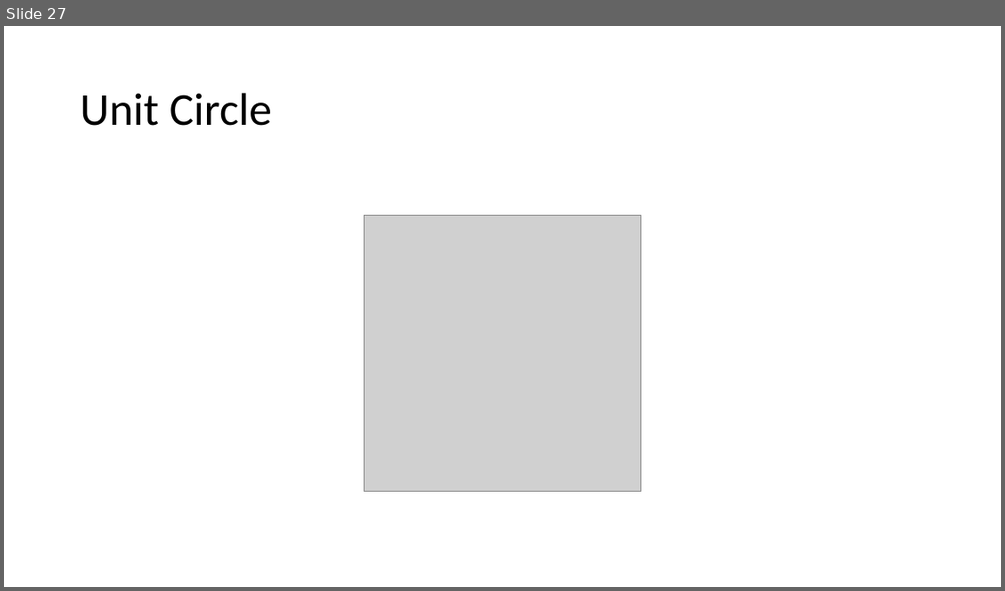
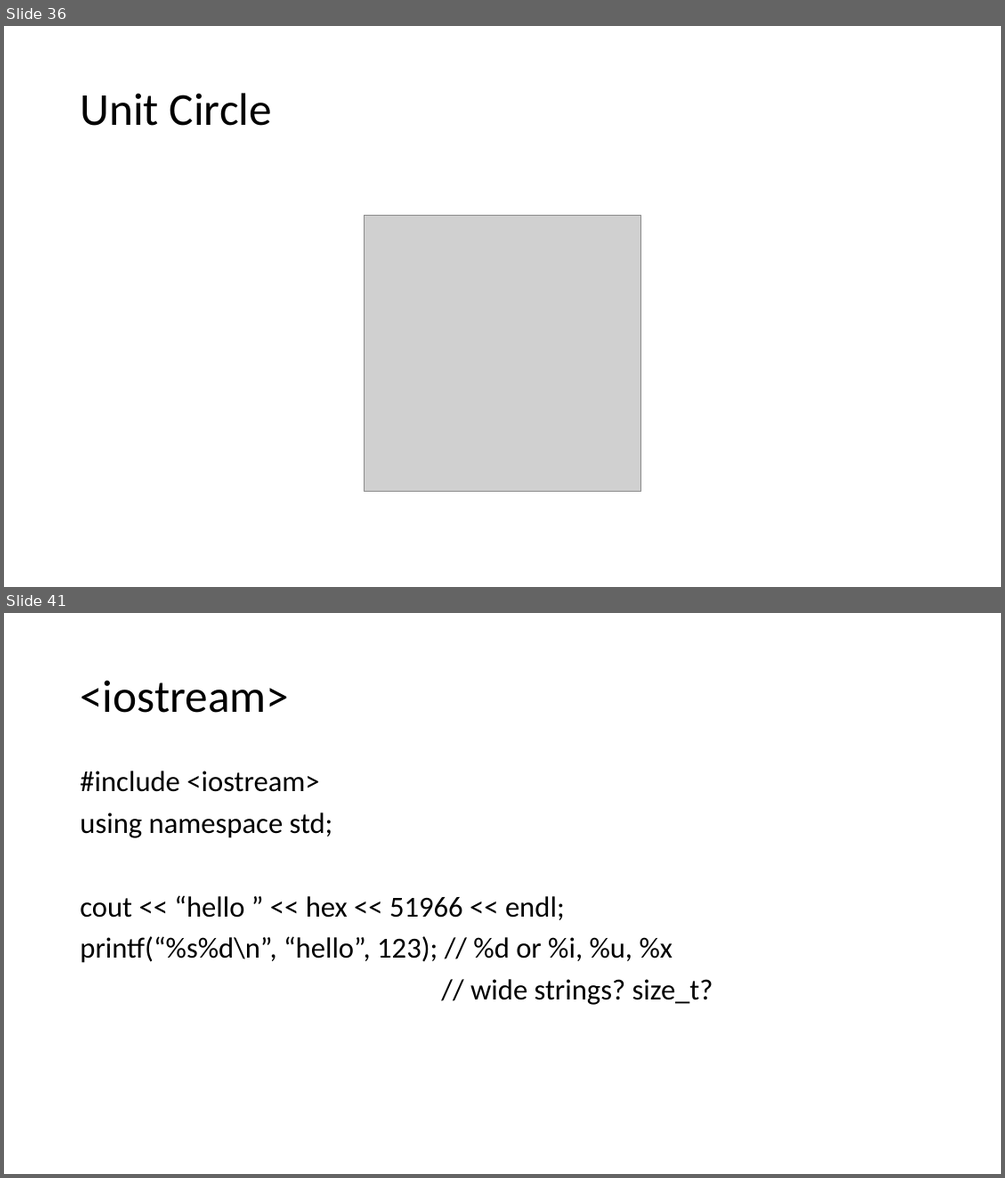
Before and after one commit to lnicola/acpp14, a slide deck: day1/Advanced C++ Day 1.pptx. Shown one above the other, each under a label of ours: slide 27 before the commit, slides 36 and 41 after it; the slides between them are not shown. The pictures are 1005x591 and 1005x1178 pixels, drawn with LibreOffice and Linux fonts; fonts in the diff are those of the drawing; grey boxes stand for pictures. Boxes give left, top, right and bottom in pixels: in the first picture for what was removed or moved away, otherwise in the second. Text is boxed around its words. In the diff, an @@ line names an element or a change of style, - is before the commit and + after.

```diff
--- a/day1/Advanced C++ Day 1.pptx
+++ b/day1/Advanced C++ Day 1.pptx
@@ slide 41 added at [4,613,1001,1174], background #FFFFFF @@
@@ title added at [80,680,289,713], 44 pt, text #000000 @@
+<iostream>
@@ text added at [80,771,713,1005], 28 pt, text #000000 @@
+#include <iostream>
+using namespace std;
+cout << “hello ” << hex << 51966 << endl;
+printf(“%s%d\n”, “hello”, 123); // %d or %i, %u, %x
+// wide strings? size_t?
@@ what was slide 27 is now slide 36 @@
```
Also in this commit, not shown: 7 slides changed, 15 other slides added.
